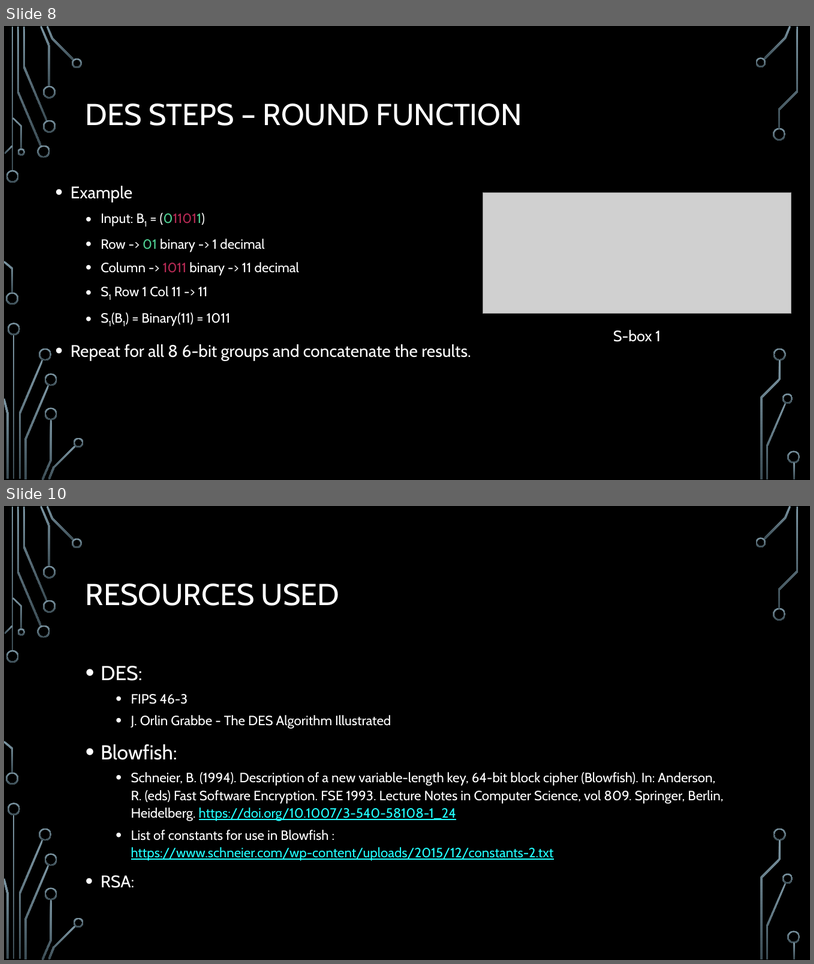
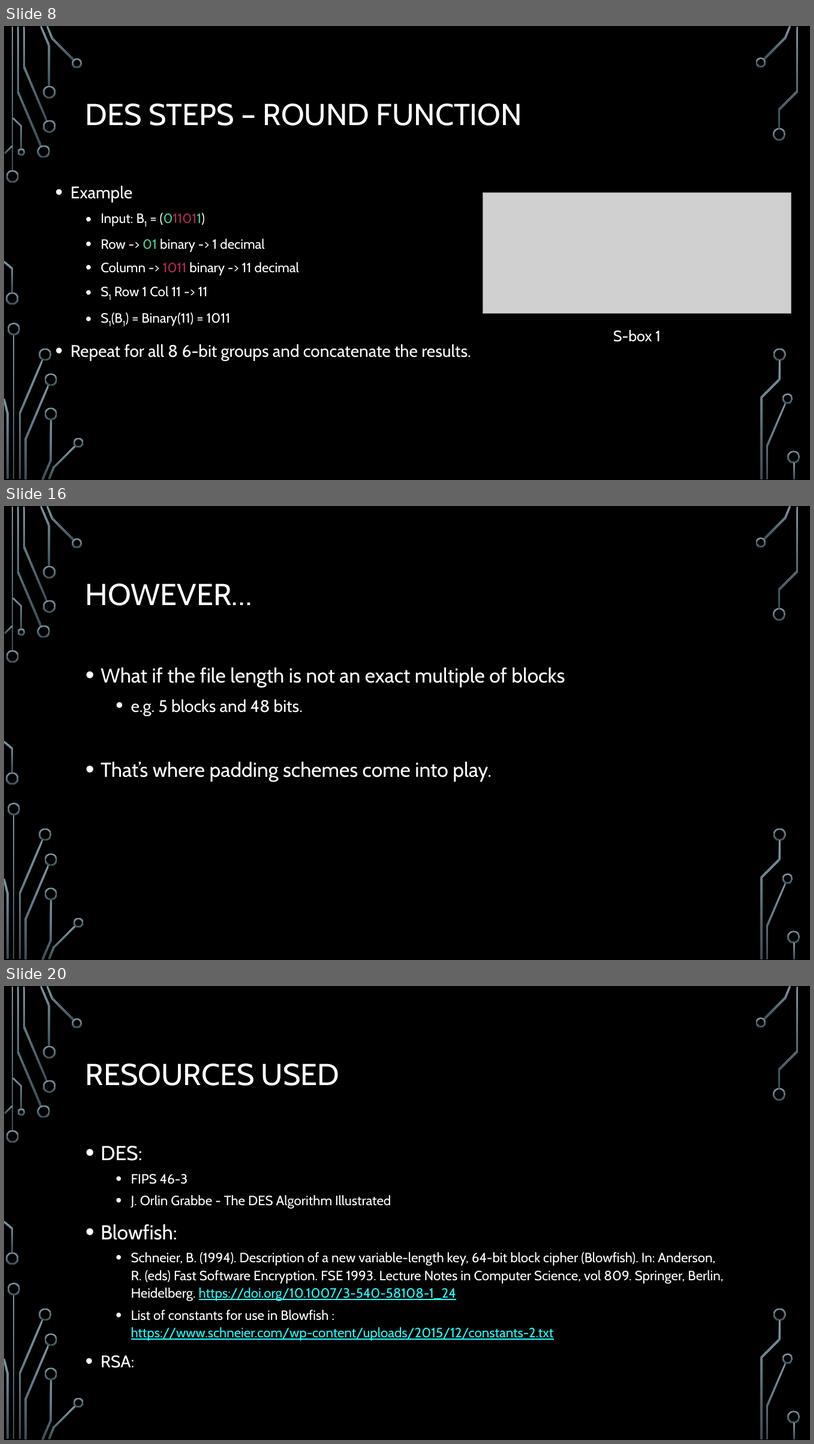
Before and after one commit to barna-tudor/SC-Final-Project, a slide deck: Security & cryptography final project.pptx. Shown one above the other, each under a label of ours: slides 8 and 10 before the commit, slides 8, 16 and 20 after it; the slides between them are not shown. The pictures are 814x964 and 814x1444 pixels, drawn with LibreOffice and Linux fonts; fonts in the diff are those of the drawing; grey boxes stand for pictures; background and template pictures are left out. Boxes give left, top, right and bottom in pixels: in the first picture for what was removed or moved away, otherwise in the second. Text is boxed around its words. In the diff, an @@ line names an element or a change of style, - is before the commit and + after.

```diff
--- a/Security & cryptography final project.pptx
+++ b/Security & cryptography final project.pptx
@@ slide 16 added at (x1=4, y1=506, x2=810, y2=960), background picture (left out); not listed: 36 template elements that a slide beside it also shows @@
@@ title added at (x1=86, y1=583, x2=252, y2=606), 36 pt, text #FFFFFF @@
+HOWEVER…
@@ text added at (x1=101, y1=667, x2=565, y2=781), 24 pt, text #FFFFFF @@
+• What if the file length is not an exact multiple of blocks
+  • e.g. 5 blocks and 48 bits.
+• That’s where padding schemes come into play.
@@ what was slide 10 is now slide 20 @@
```
Also in this commit, not shown: 4 slides changed, 9 other slides added.
